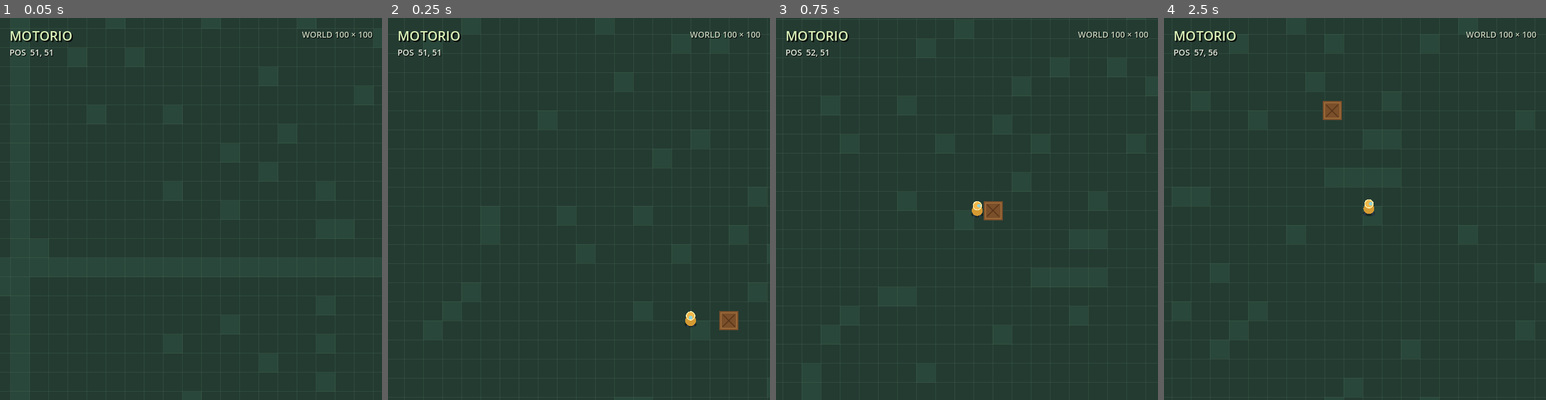
Above: before the commit, frames 1-4 (left to right).
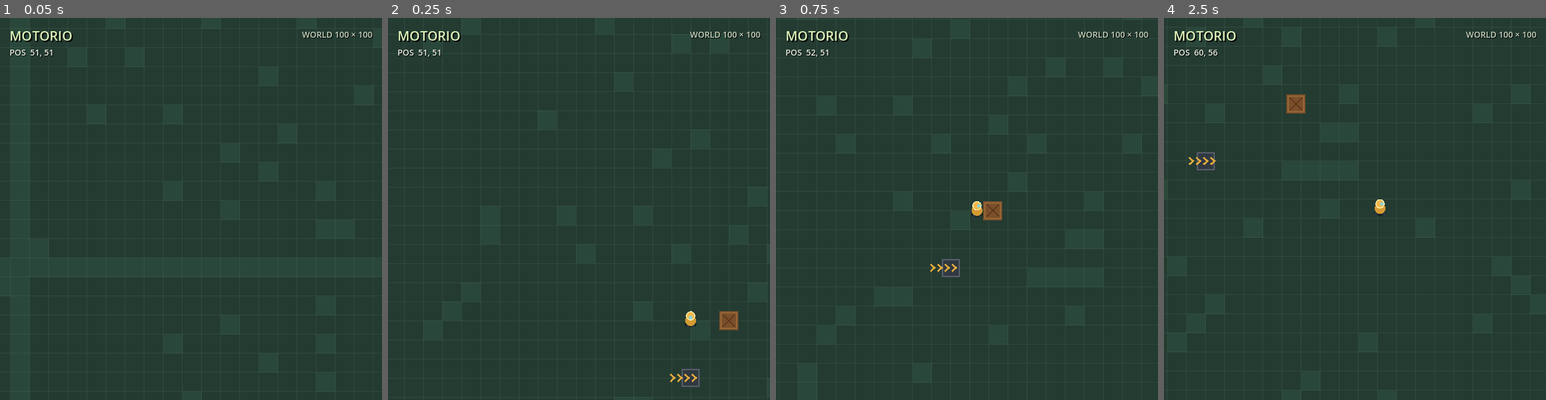
Above: after the commit, the same moments.

Repository: 7bvcxz/gamo
Game: Godot game, scene res://scenes/Main.tscn
Two runs of this game, one before a commit and one after it. Both use one fixed random seed, a clock stepped at 60 frames per second and the inputs below.
Inputs:
- Up to frame 1 (0.05 s): no input
- Up to frame 2 (0.25 s): no input
- Up to frame 3 (0.75 s): hold D (move_right) from 0.53 s (still down); hold Shift (sprint, bound only after the commit) from 0.53 s (still down)
- Up to frame 4 (2.5 s): release D (move_right) at 1.28 s; release Shift (sprint, bound only after the commit) at 1.28 s; hold S (move_down) 1.28-2.03 s; tap Shift (sprint, bound only after the commit) at 1.35 s; hold D (move_right) from 2.03 s (still down); hold Shift (sprint, bound only after the commit) from 2.03 s (still down)

Frame 1 is identical in both runs. In frame 2, 0.1% of the frame differs, in the area x 73-82%, y 91-97%; in frame 3, 0.2%; in frame 4, 1.8%, in the area x 0-100%, y 0-100%.

Commit message:
feat: add sprint and conveyor block

Diff:
--- a/motorio/project.godot
+++ b/motorio/project.godot
@@ -37,6 +37,10 @@
 "deadzone": 0.5,
 "events": [Object(InputEventKey,"physical_keycode":83), Object(InputEventKey,"physical_keycode":4194322)]
 }
+sprint={
+"deadzone": 0.5,
+"events": [Object(InputEventKey,"physical_keycode":4194325), Object(InputEventKey,"physical_keycode":4194326)]
+}
 
 [rendering]
 
--- /dev/null
+++ b/motorio/scenes/Conveyor.tscn
@@ -0,0 +1,12 @@
+[gd_scene load_steps=3 format=3]
+
+[ext_resource type="Script" path="res://scripts/Conveyor.gd" id="1_conveyor"]
+
+[sub_resource type="RectangleShape2D" id="RectangleShape_conveyor"]
+size = Vector2(30, 30)
+
+[node name="Conveyor" type="Area2D"]
+script = ExtResource("1_conveyor")
+
+[node name="CollisionShape2D" type="CollisionShape2D" parent="."]
+shape = SubResource("RectangleShape_conveyor")
--- a/motorio/scenes/Main.tscn
+++ b/motorio/scenes/Main.tscn
@@ -1,8 +1,9 @@
-[gd_scene load_steps=4 format=3]
+[gd_scene load_steps=5 format=3]
 
 [ext_resource type="Script" path="res://scripts/Main.gd" id="1_main"]
 [ext_resource type="PackedScene" path="res://scenes/Player.tscn" id="2_player"]
 [ext_resource type="PackedScene" path="res://scenes/PushTile.tscn" id="3_tile"]
+[ext_resource type="PackedScene" path="res://scenes/Conveyor.tscn" id="4_conveyor"]
 
 [node name="Main" type="Node2D"]
 script = ExtResource("1_main")
@@ -10,6 +11,8 @@
 [node name="Player" parent="." instance=ExtResource("2_player")]
 
 [node name="PushTile" parent="." instance=ExtResource("3_tile")]
+
+[node name="Conveyor" parent="." instance=ExtResource("4_conveyor")]
 
 [node name="UI" type="CanvasLayer" parent="."]
 
--- /dev/null
+++ b/motorio/scripts/Conveyor.gd
@@ -0,0 +1,34 @@
+extends Area2D
+
+const TILE_SIZE := 32.0
+const BELT_SPEED := 72.0
+const PUSH_FORCE := 1300.0
+
+@export var direction := Vector2.RIGHT
+var animation_offset := 0.0
+
+func _physics_process(delta: float) -> void:
+	for body in get_overlapping_bodies():
+		if body is RigidBody2D:
+			body.apply_central_force(direction * PUSH_FORCE)
+		elif body is CharacterBody2D:
+			body.move_and_collide(direction * BELT_SPEED * delta)
+
+func _process(delta: float) -> void:
+	animation_offset = fmod(animation_offset + delta * BELT_SPEED, 12.0)
+	queue_redraw()
+
+func _draw() -> void:
+	var tile_rect := Rect2(-TILE_SIZE / 2.0, -TILE_SIZE / 2.0, TILE_SIZE, TILE_SIZE)
+	draw_rect(tile_rect, Color("303941"))
+	draw_rect(tile_rect.grow(-2.0), Color("59636a"), false, 2.0)
+
+	# Three moving chevrons indicate the belt direction.
+	for index in range(-2, 3):
+		var x := -12.0 + index * 12.0 + animation_offset
+		if x > 16.0:
+			x -= 48.0
+		var arrow := PackedVector2Array([
+			Vector2(x - 4, -6), Vector2(x + 3, 0), Vector2(x - 4, 6)
+		])
+		draw_polyline(arrow, Color("e0a83d"), 3.0)
--- a/motorio/scripts/Main.gd
+++ b/motorio/scripts/Main.gd
@@ -6,12 +6,14 @@
 
 @onready var player: CharacterBody2D = $Player
 @onready var push_tile: RigidBody2D = $PushTile
+@onready var conveyor: Area2D = $Conveyor
 @onready var info: Label = $UI/Info
 
 func _ready() -> void:
 	player.position = Vector2(WORLD_SIZE, WORLD_SIZE) / 2.0
 	player.world_bounds = Rect2(0.0, 0.0, WORLD_SIZE, WORLD_SIZE)
 	push_tile.position = player.position + Vector2(TILE_SIZE * 2, 0)
+	conveyor.position = player.position + Vector2(0, TILE_SIZE * 3)
 	_create_world_walls()
 	var camera := player.get_node("Camera2D") as Camera2D
 	camera.limit_left = 0
--- a/motorio/scripts/Player.gd
+++ b/motorio/scripts/Player.gd
@@ -1,6 +1,7 @@
 extends CharacterBody2D
 
 const SPEED := 220.0
+const SPRINT_MULTIPLIER := 1.8
 const RADIUS := 11.0
 const PUSH_FORCE := 2200.0
 
@@ -18,7 +19,8 @@
 		walk_phase += delta * 12.0
 	else:
 		walk_phase = 0.0
-	velocity = direction * SPEED
+	var speed_multiplier := SPRINT_MULTIPLIER if Input.is_action_pressed("sprint") else 1.0
+	velocity = direction * SPEED * speed_multiplier
 	move_and_slide()
 	_push_rigid_bodies()
 	queue_redraw()
Not shown, added: motorio/scripts/Conveyor.gd.uid
Not shown, changed: Progress.md
Not shown, changed: docs/motorio/index.html
Not shown, changed: docs/motorio/index.pck
